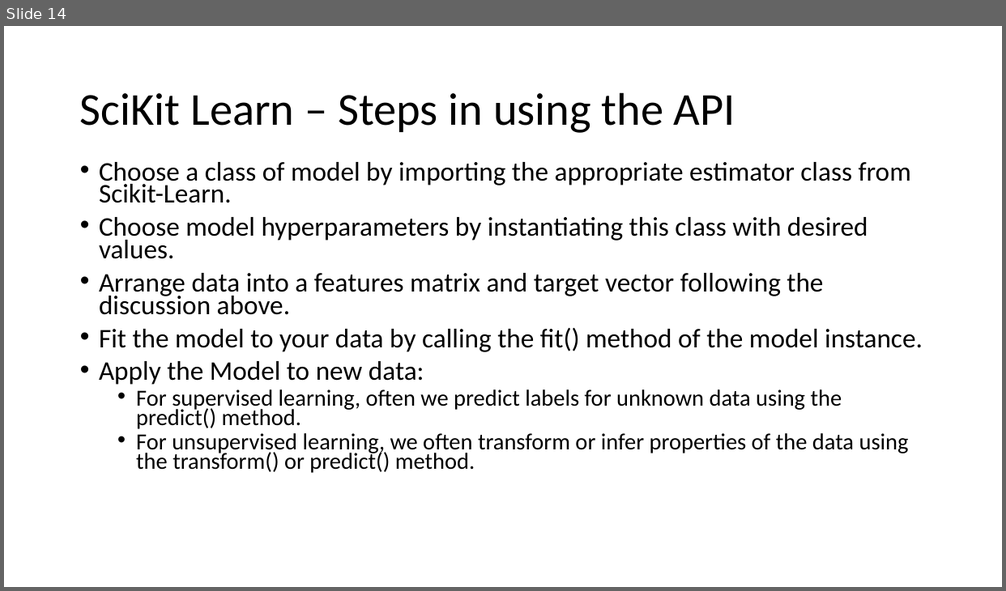
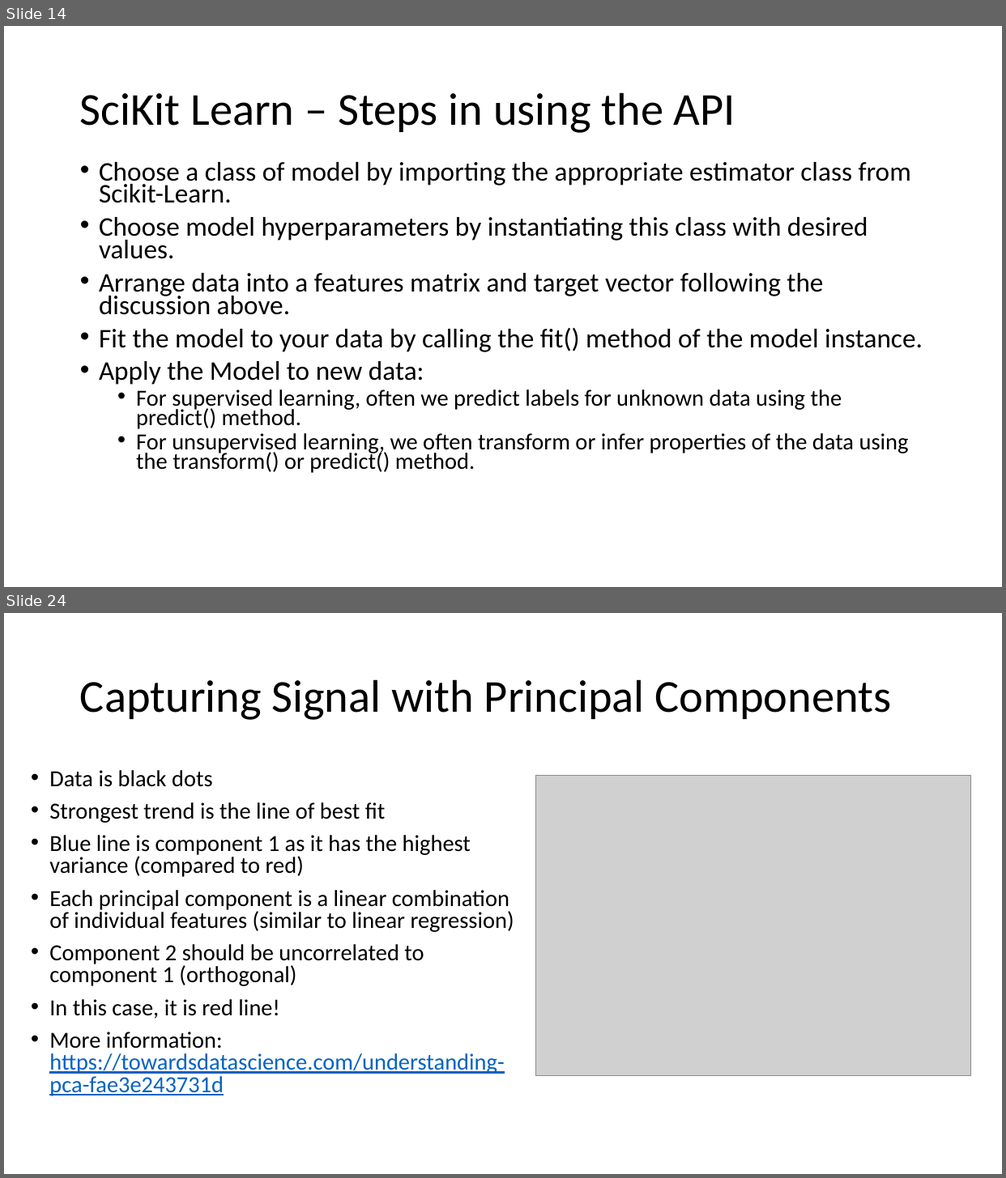
Before and after one commit to ppawar/ppawar.github.io, a slide deck: Spring2020/CSE351-S20/lectures/Python for Data Science - JakeVanderPlas.pptx. Shown one above the other, each under a label of ours: slide 14 before the commit, slides 14 and 24 after it; the slides between them are not shown. The pictures are 1006x591 and 1006x1178 pixels, drawn with LibreOffice and Linux fonts; fonts in the diff are those of the drawing; grey boxes stand for pictures. Boxes give left, top, right and bottom in pixels: in the first picture for what was removed or moved away, otherwise in the second. Text is boxed around its words. In the diff, an @@ line names an element or a change of style, - is before the commit and + after.

```diff
--- a/Spring2020/CSE351-S20/lectures/Python for Data Science - JakeVanderPlas.pptx
+++ b/Spring2020/CSE351-S20/lectures/Python for Data Science - JakeVanderPlas.pptx
@@ slide 24 added at box(4, 613, 1002, 1174), background #FFFFFF @@
@@ title added at box(80, 679, 891, 720), 44 pt, text #000000 @@
+Capturing Signal with Principal Components
@@ text added at box(49, 770, 514, 1097), 22.2 pt, text #000000 @@
+• Data is black dots
+• Strongest trend is the line of best fit
+• Blue line is component 1 as it has the highest variance (compared to red)
+• Each principal component is a linear combination of individual features (similar to linear regression)
+• Component 2 should be uncorrelated to component 1 (orthogonal)
+• In this case, it is red line!
+• More information: https://towardsdatascience.com/understanding-pca-fae3e243731d
@@ picture added at box(536, 776, 971, 1076) @@
```
Also in this commit, not shown: 11 other slides added, 1 other file.
